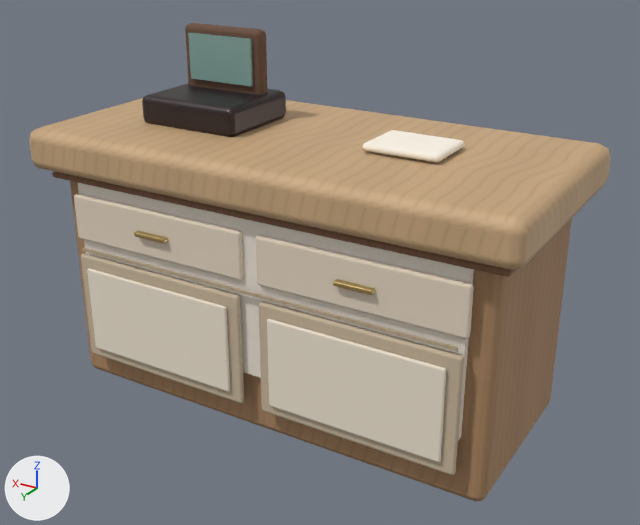
Renders of the glTF model assets/masters/native-v4/counter.glb from each side of a commit.
Both versions are drawn from a 50 mm camera at (-1.61, 2.62, 1.86) aimed at (-0.05, 0.03, 0.56). Arrows for +X, +Y and +Z are at lower left; the lights stay in place. The first picture is the older version. Vertices at exactly the same position are counted once.

Script lines for the objects in view, before the commit:
```python
ob_counter = bpy.data.objects.new('counter', me_mesh_0)
ob_counter.location = (0.0, 0.0, 0.0)
```
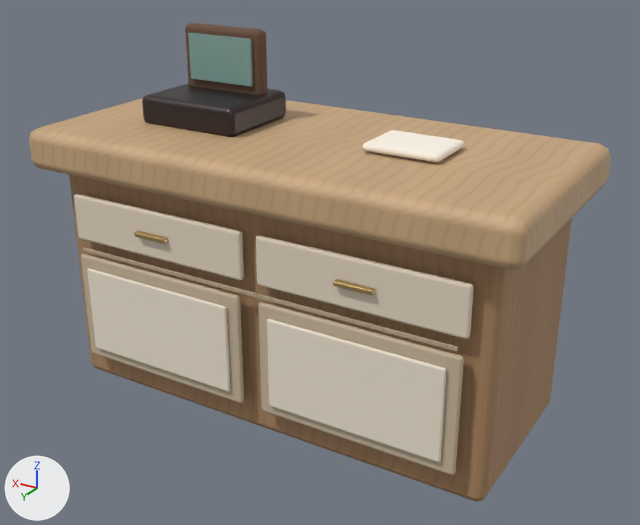
Pixel boxes (x1, y1, x2, y2) of what changed, in the pictures (640 x 525 px):
part 1 of me_mesh_0, deleted
    before: (52, 171, 516, 277)
part 2 of me_mesh_0, deleted
    before: (78, 183, 474, 440)

What the commit changed:
me_mesh_0 is used by ob_counter; location (0.0, 0.0, 0.0).
me_mesh_0 had 804 vertices, 1536 faces and spanned x -0.95..0.95, y -0.46..0.46, z 0.0..1.37.
me_mesh_0 now has 740 vertices, 1416 faces and spans x -0.95..0.95, y -0.46..0.46, z 0.0..1.37.
me_mesh_0 part 1: the loose piece of 56 vertices spanning x -0.89..0.89, y -0.4..0.4, z 0.83..0.86 is deleted.
me_mesh_0 part 2: the loose piece of 8 vertices spanning x -0.77..0.77, y 0.36..0.39, z 0.25..0.83 is deleted.
me_mesh_0 no longer uses material mat_mat_soft_paint_v1__f0e6d8_1_r0_84_m0_ior1_5_opaque_ds0_linear_srgb_v2 (pale yellow #f0e6d8).
me_mesh_0 no longer uses material mat_mat_warm_wood_v1__8b664b_1_r0_73_m0_ior1_5_opaque_ds0_linear_srgb_v2.
